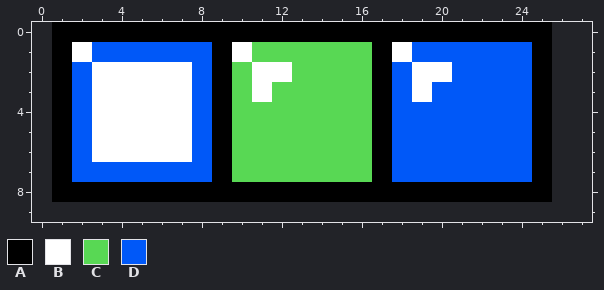
A pixel-art sprite gets an edit: images/3.png. Above, as it was before the edit.
The file is 50x18 pixels, drawn in blocks of 2x2; one block is one cell here. Colours within 5 levels of each other are drawn and written as one. The old version is drawn lined up with the new one, on the new canvas.
Palette (. is transparent): A #000000  B #ffffff  C #58d854  D #0058f8
Pixels before, first column x 1:
0 AAAAAAAAAAAAAAAAAAAAAAAAA
1 ABDDDDDDABCCCCCCABDDDDDDA
2 ADBBBBBDACBBCCCCADBBDDDDA
3 ADBBBBBDACBCCCCCADBDDDDDA
4 ADBBBBBDACCCCCCCADDDDDDDA
5 ADBBBBBDACCCCCCCADDDDDDDA
6 ADBBBBBDACCCCCCCADDDDDDDA
7 ADDDDDDDACCCCCCCADDDDDDDA
8 AAAAAAAAAAAAAAAAAAAAAAAAA
Once edited:
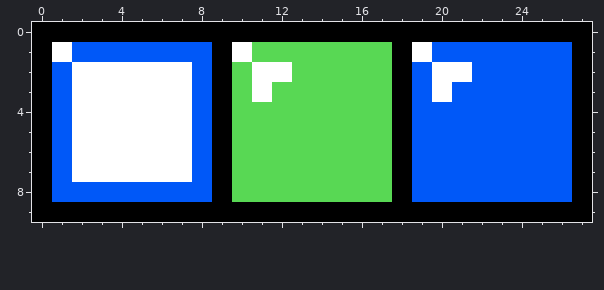
What changed:
canvas 25x9 -> 28x10, the old top-left corner now at 1,0
Changed rows in their new state; - is an unchanged pixel.
first column x 0:
 0 A-------------------------AA
 1 ABD--------------CAB-----DDA
 2 ADB--------------CAD-B---DDA
 3 ADB--------------CADB----DDA
 4 ADB--------------CA------DDA
 5 ADB--------------CA------DDA
 6 ADB--------------CA------DDA
 7 ADBBBBBB---------CA------DDA
 8 ADDDDDDDD-CCCCCCCC-DDDDDDDDA
 9 AAAAAAAAAAAAAAAAAAAAAAAAAAAA
Boxes around the changes in both pictures, in picture pixels (x1, y1, x2, y2):
changed: (32, 22, 592, 222)
